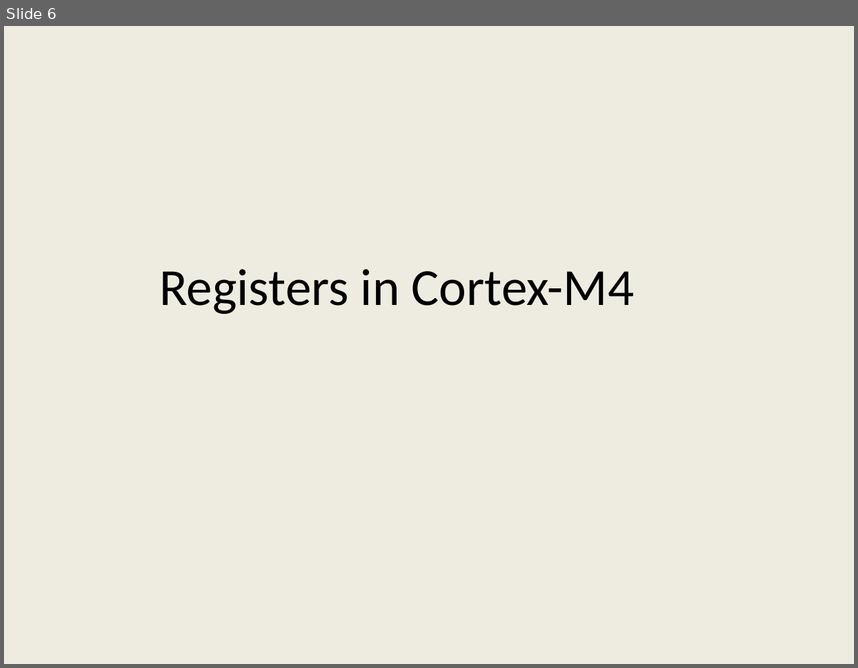
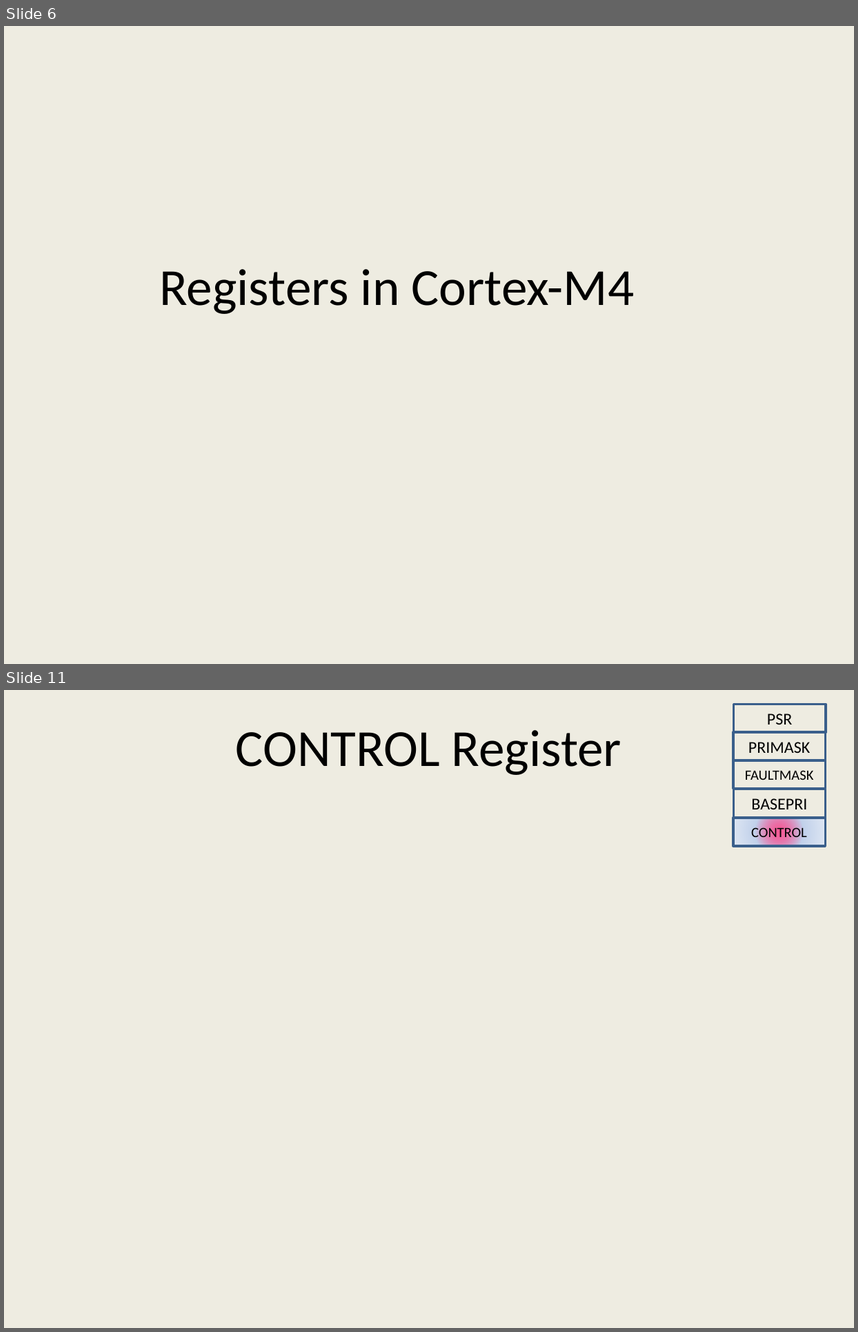
Before and after one commit to girishsukukumar/ARM-Architecture, a slide deck: Module-4.pptx. Shown one above the other, each under a label of ours: slide 6 before the commit, slides 6 and 11 after it; the slides between them are not shown. The pictures are 858x668 and 858x1332 pixels, drawn with LibreOffice and Linux fonts; fonts in the diff are those of the drawing. Boxes give left, top, right and bottom in pixels: in the first picture for what was removed or moved away, otherwise in the second. Text is boxed around its words. In the diff, an @@ line names an element or a change of style, - is before the commit and + after.

```diff
--- a/Module-4.pptx
+++ b/Module-4.pptx
@@ slide 11 added at <box>4,690,854,1328</box>, background #EEECE1 @@
@@ rectangle added at <box>733,704,825,733</box>, outline #3A5F8C 2 pt, 14 pt, text #000000 @@
+PSR
@@ text added at <box>236,730,622,775</box>, 44 pt, text #000000 @@
+CONTROL Register
@@ rectangle added at <box>733,733,825,760</box>, outline #3A5F8C 2 pt, 14 pt, text #000000 @@
+PRIMASK
@@ rectangle added at <box>733,760,825,788</box>, outline #3A5F8C 2 pt, 12 pt, text #000000 @@
+FAULTMASK
@@ rectangle added at <box>733,789,825,818</box>, outline #3A5F8C 2 pt, 14 pt, text #000000 @@
+BASEPRI
@@ rectangle added at <box>733,818,825,845</box>, fill gradient #FF0066 to #C2D1ED to #E1E8F5, outline #3A5F8C 2 pt, 12 pt, text #000000 @@
+CONTROL
```
Also in this commit, not shown: 1 slide changed, 10 other slides added, 11 slides removed.
